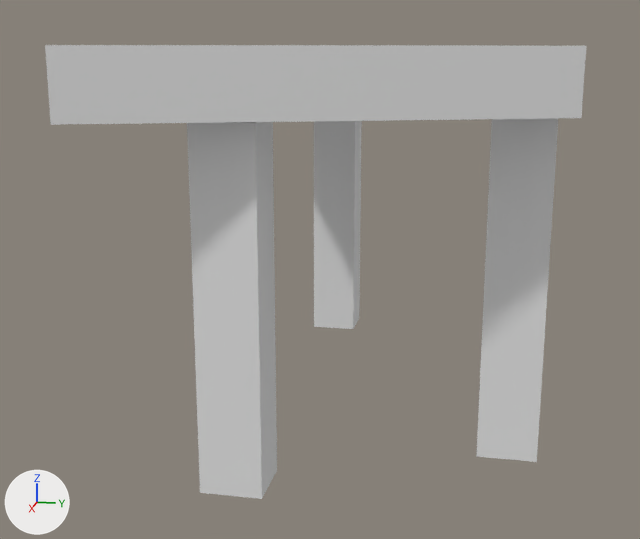
One commit to the Blender file robert_gazebo/cad/simple_trapezoid_table.blend: the scene before it, then after it.
The view is the same before and after, from a camera (50 mm lens) standing at (28.5, 3.9, 2.9) and looking at (0.9, -1.7, -4.0). The axes (+X, +Y, +Z) are drawn at lower left. The lights are the same throughout.
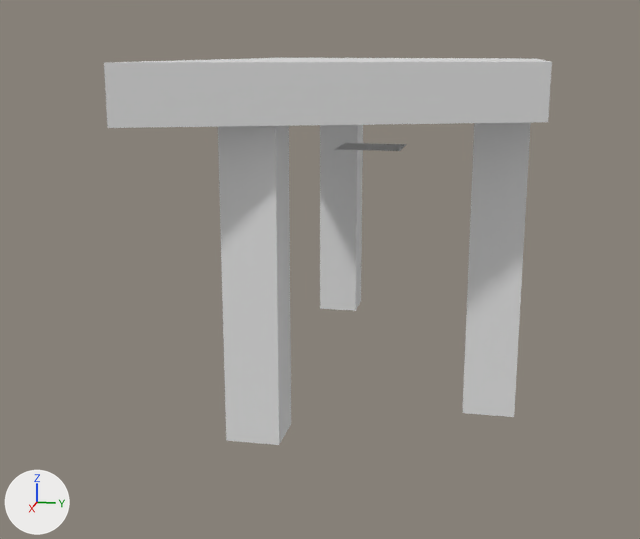
The change in detail:
Mesh me_plane_001 is new.
It has 2704 vertices, 5202 faces and spans x 0.01..2.01, y -1.0..1.0, z 0.0.
Object 'Cube' (ob_cube) is rescaled from (-2.56, -2.56, -2.56) to (-2.24, -2.24, -2.24).
Object 'Plane.001' (ob_plane_001) is new; it shows me_plane_001.
Its parent is ob_page_turner_1.
Its location is (-0.00417, -0.00329, -0.0243).
Object 'Page_Turner' (ob_page_turner_1) is new.
Its location is (0.00417, 0.00329, 0.0243).

Changed parts and their boxes [x1, y1, x2, y2] in the pictures (640 x 539 px):
'Cube', rescaled (17% narrower, 15% shorter)
    before: [45, 45, 586, 499]
    after: [104, 58, 552, 445]
'Plane.001', added
    after: [334, 143, 407, 151]
